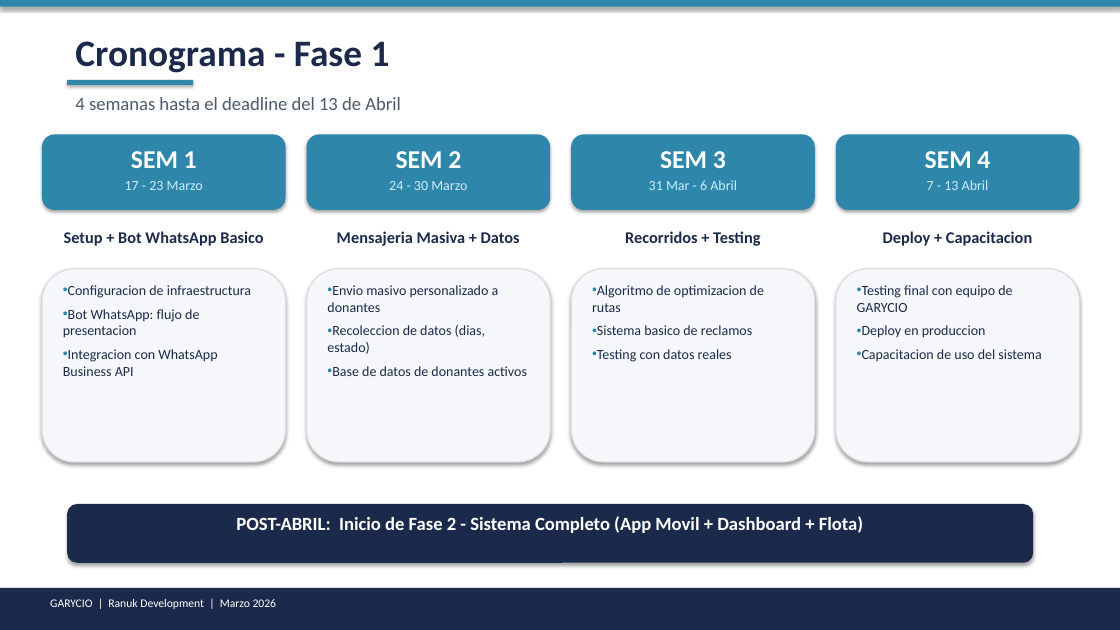
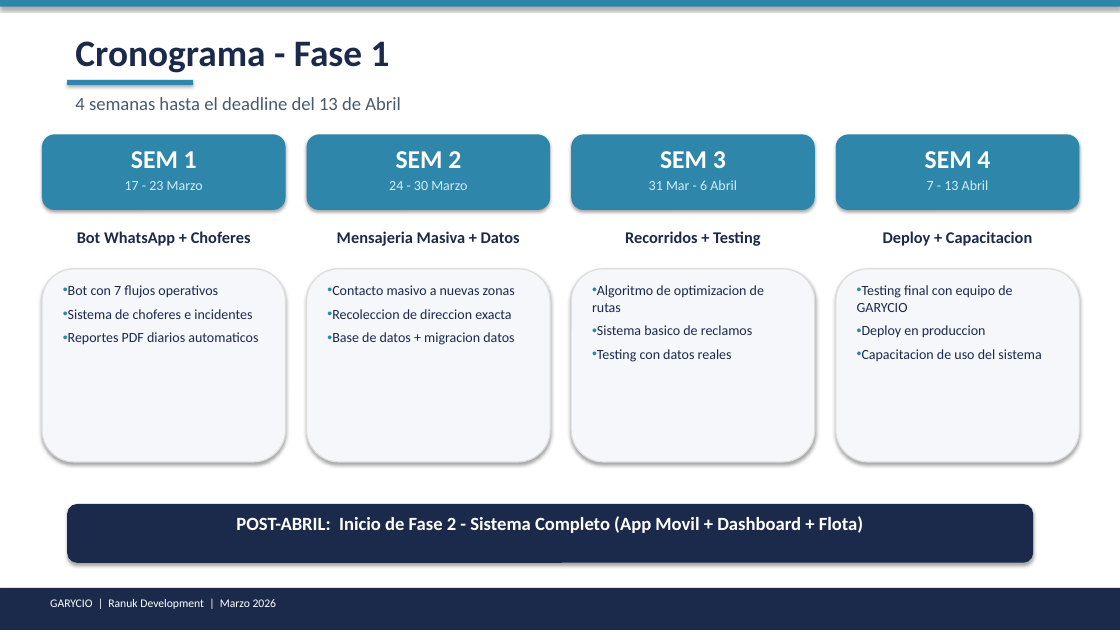
Before and after one commit to RanuK12/GARYCIO_Project, a slide deck: slide 9 of docs/GARYCIO_Presentacion.pptx. Drawn at 1120x630 pixels with LibreOffice and Linux fonts; fonts in the diff are those of the drawing. Boxes give left, top, right and bottom in pixels: in the first picture for what was removed or moved away, otherwise in the second. Text is boxed around its words. In the diff, an @@ line names an element or a change of style, - is before the commit and + after.

Commit message:
docs: update all client documents with latest features
- PPTX: updated Fase 1 slide with driver system, incidents, PDF reports,
  exact address collection; updated timeline and requirements slides
- DOCX/PDF proposal: added reports, driver system, and address collection
  to Fase 1 scope; updated budget breakdown
- Technical summary PDF: updated contact flow description to reflect
  exact address collection for route reorganization

```diff
--- a/docs/GARYCIO_Presentacion.pptx
+++ b/docs/GARYCIO_Presentacion.pptx
@@ text at (x1=77, y1=231, x2=251, y2=246): text changed @@
-Setup + Bot WhatsApp Basico
+Bot WhatsApp + Choferes
@@ text at (x1=68, y1=285, x2=258, y2=345): text changed @@
-• Configuracion de infraestructura
-• Bot WhatsApp: flujo de presentacion
-• Integracion con WhatsApp Business API
+• Bot con 7 flujos operativos
+• Sistema de choferes e incidentes
+• Reportes PDF diarios automaticos
@@ text at (x1=332, y1=285, x2=515, y2=345): text changed @@
-• Envio masivo personalizado a donantes
-• Recoleccion de datos (dias, estado)
-• Base de datos de donantes activos
+• Contacto masivo a nuevas zonas
+• Recoleccion de direccion exacta
+• Base de datos + migracion datos
```
Also in this commit, not shown: 2 other slides changed, 6 other files.
